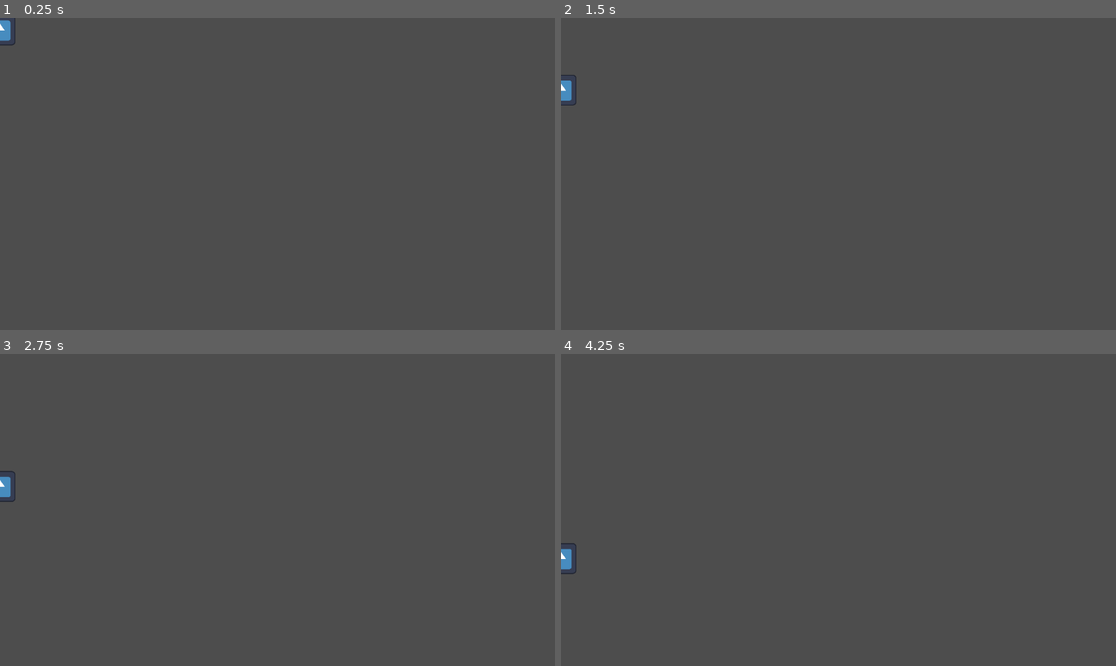
Above: before the commit, frames 1-4 (two rows, left to right).
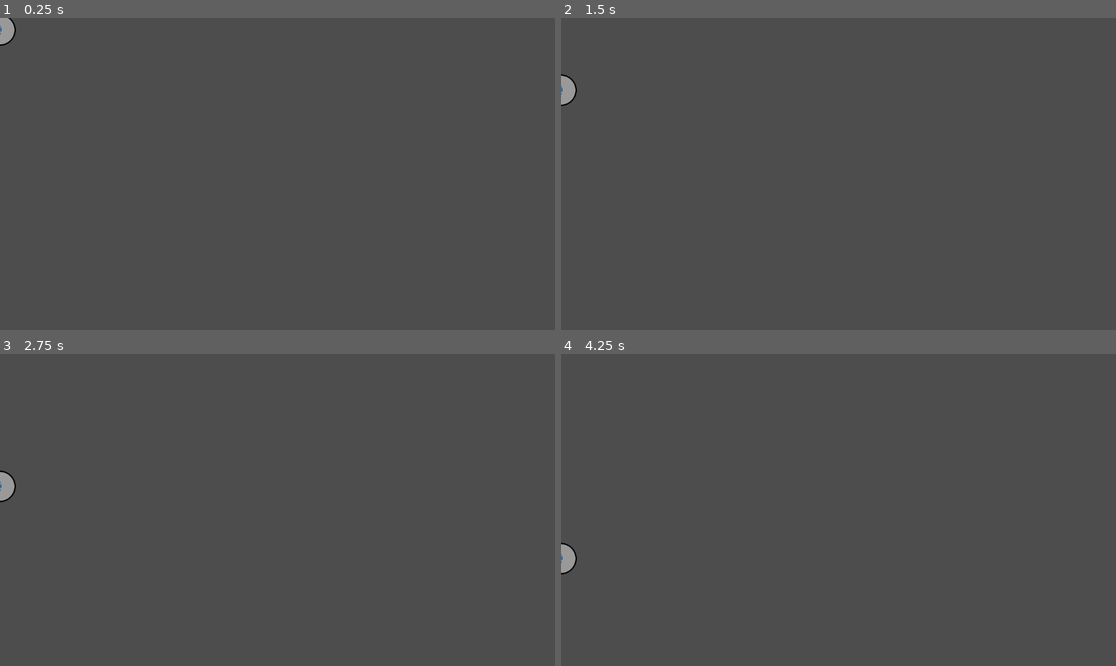
Above: after the commit, the same moments.

Repository: Dz373/ToyBoxJam2025
Game: Godot game, scene res://Prefabs/powerup.tscn
Same seed, same stepped clock (60 frames per second), same inputs: the game is played once before the commit and once after it. This scene is started directly instead of the project's main scene. The engine's default icon, where the game draws it, is replaced by a stand-in: a white triangle on a blue panel in a dark square.
Inputs (mouse positions are in pixels of both pictures, inside the frame that each line leads up to):
- Up to frame 1 (0.25 s): no input
- Up to frame 2 (1.5 s): move the mouse to (960, 158) at 0.52 s; move the mouse to (727, 189) at 1.27 s
- Up to frame 3 (2.75 s): move the mouse to (333, 441) at 2.02 s
- Up to frame 4 (4.25 s): move the mouse to (810, 572) at 2.77 s; move the mouse to (1005, 556) at 3.52 s

The runs differ from the first frame. In frame 1, 0.2% of the frame differs, in the area x 0-3%, y 0-9%; in frame 2, 0.2%; in frame 3, 0.2%; in frame 4, 0.3%, in the area x 0-3%, y 60-71%.

Commit message:
powerup sprites

Diff:
--- a/Prefabs/powerup.tscn
+++ b/Prefabs/powerup.tscn
@@ -1,19 +1,86 @@
-[gd_scene load_steps=4 format=3 uid="uid://ckmrb3cypf1x8"]
+[gd_scene load_steps=5 format=3 uid="uid://ckmrb3cypf1x8"]
 
 [ext_resource type="Script" uid="uid://dh4a13nxvthnw" path="res://Scripts/powerup.gd" id="1_0ks08"]
-[ext_resource type="Texture2D" uid="uid://c53jdwe53h1gf" path="res://icon.svg" id="2_j21wu"]
+[ext_resource type="Texture2D" uid="uid://pig006h42f7y" path="res://Assets/tbj2_sprites_16x16_transparent_6-1.png" id="2_j21wu"]
+
+[sub_resource type="StyleBoxFlat" id="StyleBoxFlat_j21wu"]
+border_width_left = 4
+border_width_top = 4
+border_width_right = 4
+border_width_bottom = 4
+border_color = Color(0, 0, 0, 1)
+corner_radius_top_left = 45
+corner_radius_top_right = 45
+corner_radius_bottom_right = 45
+corner_radius_bottom_left = 45
 
 [sub_resource type="CircleShape2D" id="CircleShape2D_j21wu"]
 radius = 32.0
 
-[node name="Powerup" type="Node2D"]
+[node name="Powerup" type="Node2D" node_paths=PackedStringArray("sprites")]
 script = ExtResource("1_0ks08")
 speed = 100
-sprites = Array[Texture]([null, null, null])
+sprites = [NodePath("Sprites/Straight"), NodePath("Sprites/Side"), NodePath("Sprites/Diagonal")]
 
-[node name="Sprite2D" type="Sprite2D" parent="."]
+[node name="Sprites" type="Node2D" parent="."]
+scale = Vector2(0.75, 0.75)
+
+[node name="Panel" type="Panel" parent="Sprites"]
+offset_left = -44.0
+offset_top = -44.0
+offset_right = 44.0
+offset_bottom = 44.0
+theme_override_styles/panel = SubResource("StyleBoxFlat_j21wu")
+
+[node name="Straight" type="Sprite2D" parent="Sprites"]
+visible = false
 scale = Vector2(0.5, 0.5)
 texture = ExtResource("2_j21wu")
+hframes = 16
+vframes = 16
+frame = 78
+
+[node name="Side" type="Node2D" parent="Sprites"]
+visible = false
+
+[node name="Sprite2D" type="Sprite2D" parent="Sprites/Side"]
+position = Vector2(-20, 0)
+rotation = -1.5707964
+scale = Vector2(0.5, 0.5)
+texture = ExtResource("2_j21wu")
+hframes = 16
+vframes = 16
+frame = 78
+
+[node name="Sprite2D2" type="Sprite2D" parent="Sprites/Side"]
+position = Vector2(20, 0)
+rotation = -1.5707964
+scale = Vector2(0.5, -0.5)
+texture = ExtResource("2_j21wu")
+hframes = 16
+vframes = 16
+frame = 78
+
+[node name="Diagonal" type="Node2D" parent="Sprites"]
+visible = false
+
+[node name="Sprite2D" type="Sprite2D" parent="Sprites/Diagonal"]
+position = Vector2(-16.000002, 0)
+rotation = -0.7853982
+scale = Vector2(0.5, 0.5)
+texture = ExtResource("2_j21wu")
+hframes = 16
+vframes = 16
+frame = 78
+
+[node name="Sprite2D2" type="Sprite2D" parent="Sprites/Diagonal"]
+position = Vector2(16, 0)
+rotation = -2.3561945
+scale = Vector2(0.5, -0.5)
+texture = ExtResource("2_j21wu")
+hframes = 16
+vframes = 16
+frame = 78
 
 [node name="Area2D" type="Area2D" parent="."]
 collision_layer = 16
--- a/Scripts/powerup.gd
+++ b/Scripts/powerup.gd
@@ -2,13 +2,12 @@
 
 @export var speed : int
 @export var type_index : int
-@export var sprites : Array[Texture]
+@export var sprites : Array[Node2D]
 
-@onready var sprite = $Sprite2D
 
 func _ready() -> void:
 	type_index = randi_range(0,sprites.size()-1)
-	#sprite.texture = sprites[type_index]
+	sprites[type_index].visible = true
 
 
 func _process(delta: float) -> void:
--- a/main.tscn
+++ b/main.tscn
@@ -185,7 +185,7 @@
 
 [node name="Game" type="Node2D"]
 script = ExtResource("1_h2yge")
-enemy_weights = Array[int]([3, 1])
+enemy_weights = Array[int]([4, 1])
 enemies = Array[PackedScene]([ExtResource("2_lquwl"), ExtResource("3_h2yge")])
 
 [node name="UI" type="CanvasLayer" parent="."]
@@ -204,7 +204,6 @@
 text = "Score: 0"
 
 [node name="EnemySpawnTimer" type="Timer" parent="."]
-wait_time = 5.0
 autostart = true
 
 [node name="Parallax2D" type="Parallax2D" parent="."]
Binary file added: Assets/GUI.png
Not shown, added: Assets/GUI.png.import
